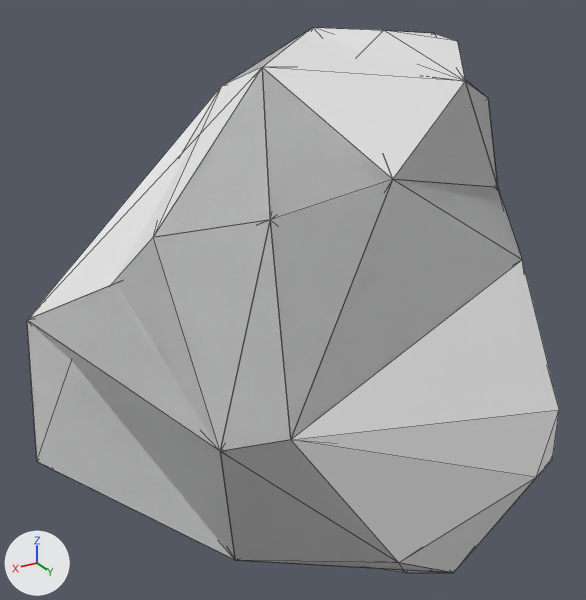
The glTF model docs/base/@vl2/interiors.vl2/interiors/prock7.glb: old version first, new version second.
One viewpoint serves both versions: a 50 mm lens placed at (3.67, 6.53, 3.69), pointed at (-0.33, -0.13, 0.36). The axes (+X, +Y, +Z) are drawn at lower left. The lights are the same throughout. The first picture is the older version. Mesh edges are drawn as thin lines.

Script lines for the objects in view, before the commit:
```python
mat_cp_ewal01 = principled_material('cp_ewal01')
mat_cp_ewal01.base_color = (0.8, 0.8, 0.8)  # white #e7e7e7
me_mesh = bpy.data.meshes.new('Mesh')
me_mesh.from_pydata(...)  # 38 vertices, 72 faces; spans x -3.09..2.34, y -2.41..2.25, z -2.28..2.91
me_mesh.materials.append(mat_cp_ewal01)  # white #e7e7e7
me_mesh_001 = bpy.data.meshes.new('Mesh.001')
me_mesh_001.from_pydata(...)  # 28 vertices, 52 faces; spans x -3.09..2.34, y -2.41..2.16, z -2.28..2.91
me_mesh_001.materials.append(mat_cp_ewal01_001)  # white #e7e7e7
me_mesh_002 = bpy.data.meshes.new('Mesh.002')
me_mesh_002.from_pydata(...)  # 18 vertices, 32 faces; spans x -3.09..2.34, y -2.41..2.16, z -2.28..2.91
me_mesh_002.materials.append(mat_cp_ewal01_002)  # white #e7e7e7
me_mesh_003 = bpy.data.meshes.new('Mesh.003')
me_mesh_003.from_pydata(...)  # 13 vertices, 22 faces; spans x -3.09..2.34, y -1.94..2.16, z -2.28..2.91
me_mesh_003.materials.append(mat_cp_ewal01_003)  # white #e7e7e7
ob_object = bpy.data.objects.new('Object', me_mesh)
ob_object.location = (0.0, 0.0, 0.0)
ob_object_001 = bpy.data.objects.new('Object.001', me_mesh_001)
ob_object_001.location = (0.0, 0.0, 0.0)
ob_object_002 = bpy.data.objects.new('Object.002', me_mesh_002)
ob_object_002.location = (0.0, 0.0, 0.0)
ob_object_003 = bpy.data.objects.new('Object.003', me_mesh_003)
ob_object_003.location = (0.0, 0.0, 0.0)
```
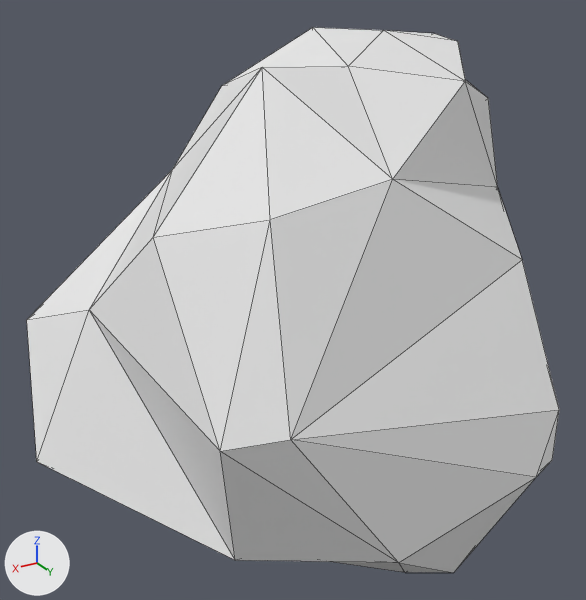
Edits to the bpy script that builds the scene:
```text
Add img_tmpvdcj9bb6:
    img_tmpvdcj9bb6 = load_image('tmpvdcj9bb6', '_unpacked/tmpvdcj9bb6', 32, 32, 'sRGB')
Change mat_cp_ewal01:
    add n2 = _N.new('ShaderNodeTexImage'); n2.name = 'Image Texture'
    add n2.image = img_tmpvdcj9bb6
    add n3 = _N.new('ShaderNodeUVMap'); n3.name = 'UV Map'
    add n3.uv_map = 'UVMap.001'
    where n0 = _N.new('ShaderNodeBsdfPrincipled'); n0.name = 'Principled BSDF'
    add _L.new(n2.outputs[0], n0.inputs[27])  # 'Color' to 'Emission Color'
    add _L.new(n3.outputs[0], n2.inputs[0])  # 'UV' to 'Vector'
Remove ob_object_001:
    ob_object_001 = bpy.data.objects.new('Object.001', me_mesh_001)
    ob_object_001.location = (0.0, 0.0, 0.0)
Remove ob_object_002:
    ob_object_002 = bpy.data.objects.new('Object.002', me_mesh_002)
    ob_object_002.location = (0.0, 0.0, 0.0)
Remove ob_object_003:
    ob_object_003 = bpy.data.objects.new('Object.003', me_mesh_003)
    ob_object_003.location = (0.0, 0.0, 0.0)
```

Location of each change, (x1, y1, x2, y2) in pixels of the pictures (586 x 600 px):
'Object', surface changed (lighter)
    both: (27, 27, 553, 573)
'Object.001', deleted
    before: (27, 31, 547, 570)
'Object.002', deleted
    before: (27, 28, 465, 572)
'Object.003', deleted
    before: (27, 283, 440, 572)
